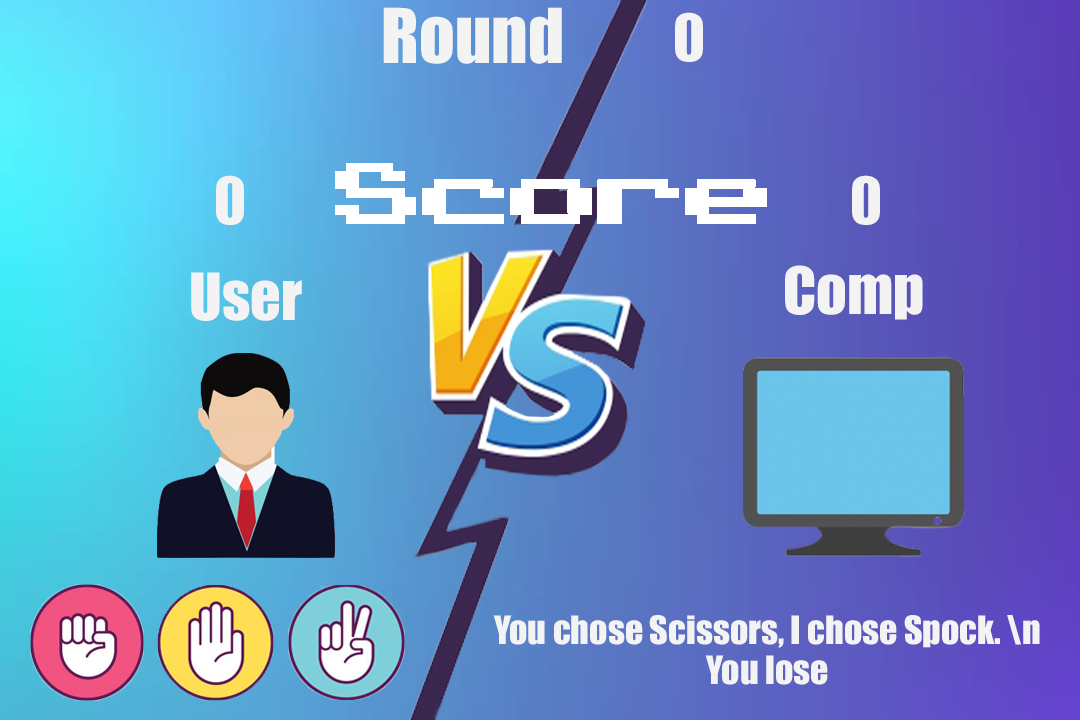
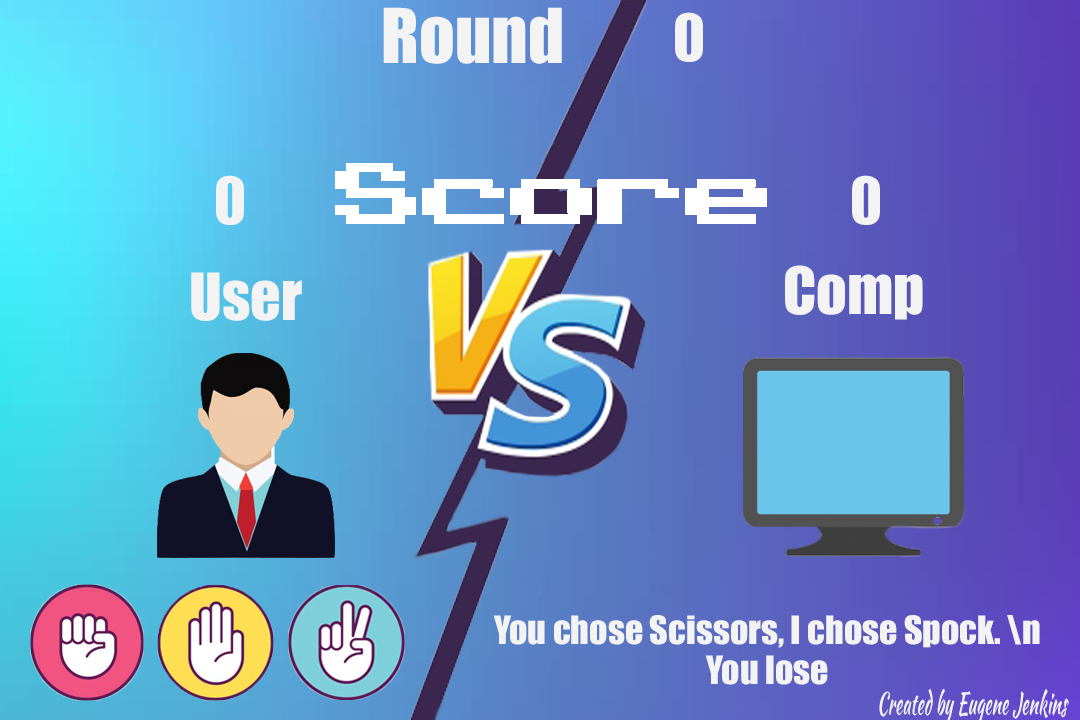
Layered file, before and after one edit (1080 × 720). Changes by layer:
added layer "Created by Eugene Jenkins" in group "background" over left=879, top=688, right=1069, bottom=720
